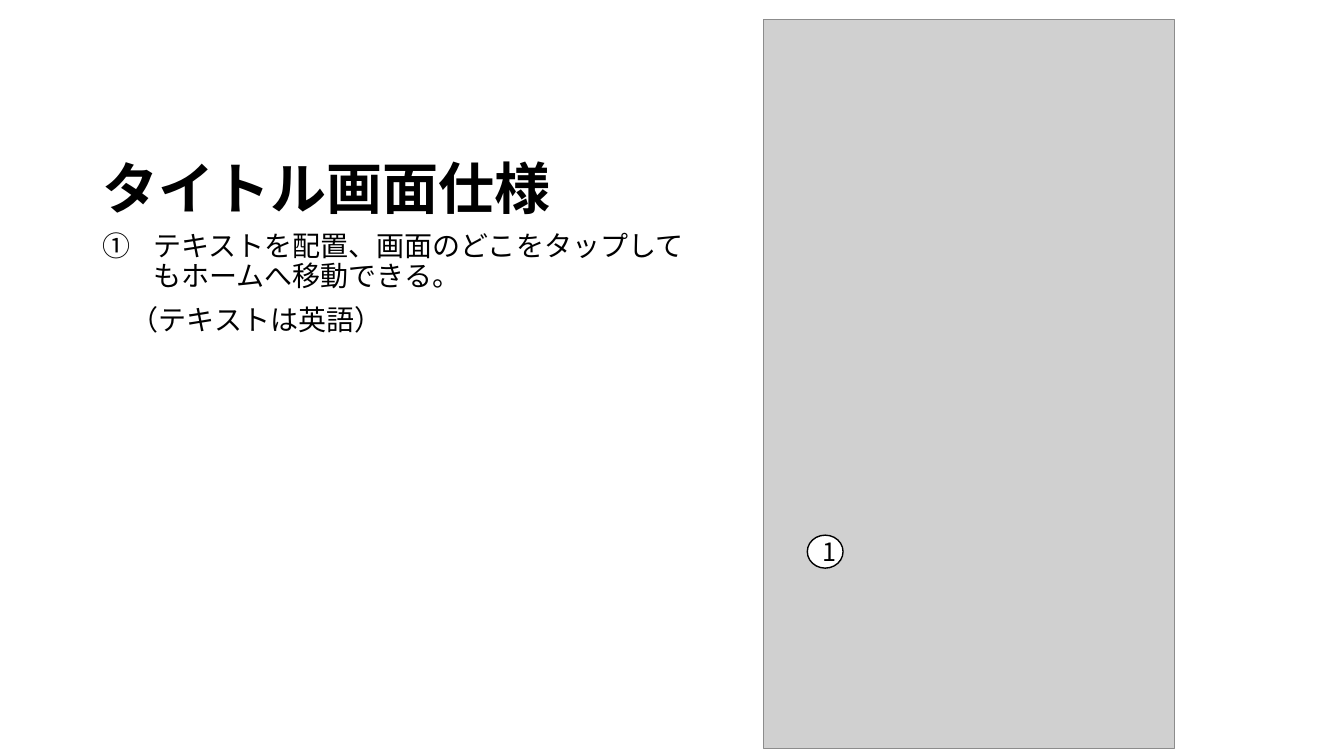
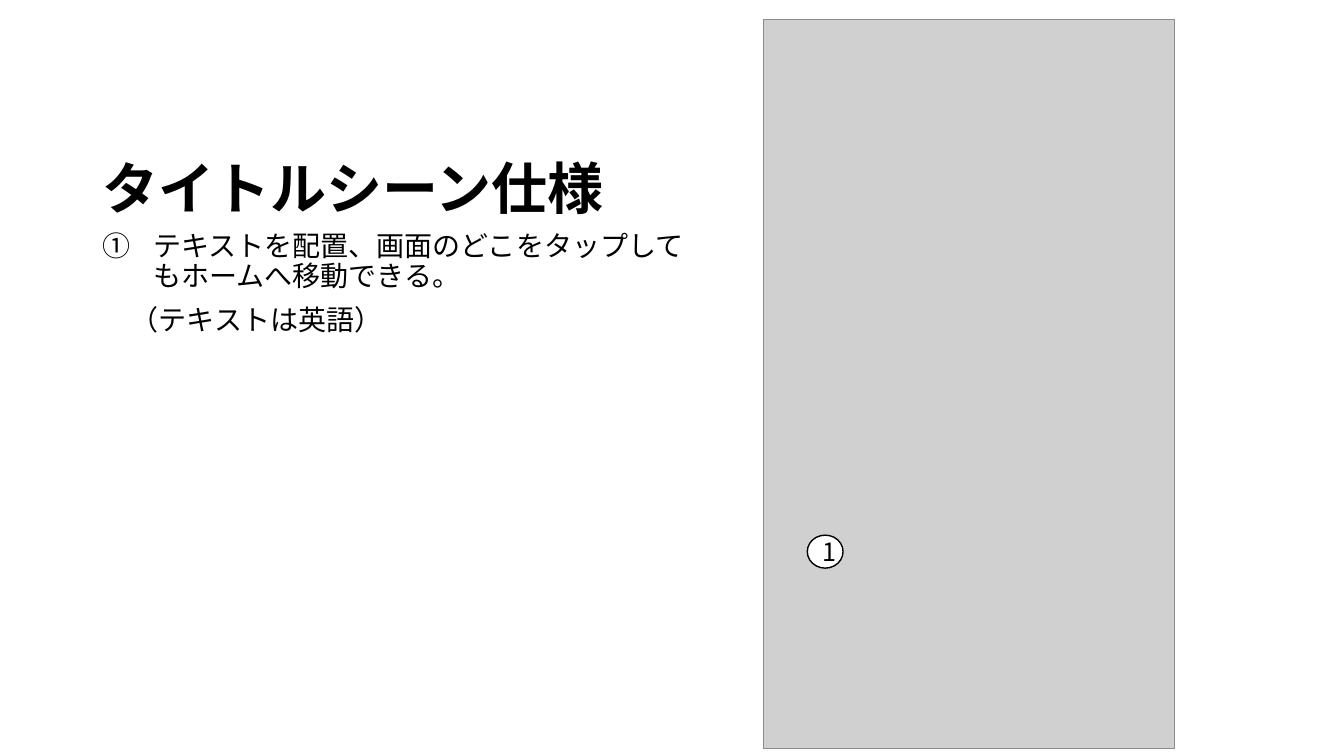
Before and after one commit to JJC-Game/StarChildren, a slide deck: slide 4 of Etc/仕様書/siyousho.pptx. Drawn at 1344x756 pixels with LibreOffice and Linux fonts; fonts in the diff are those of the drawing; grey boxes stand for pictures. Boxes give left, top, right and bottom in pixels: in the first picture for what was removed or moved away, otherwise in the second. Text is boxed around its words. In the diff, an @@ line names an element or a change of style, - is before the commit and + after.

Commit message:
仕様書編集

```diff
--- a/Etc/仕様書/siyousho.pptx
+++ b/Etc/仕様書/siyousho.pptx
@@ title at bbox=[103, 161, 604, 214]: text changed @@
-タイトル画面仕様
+タイトルシーン仕様
```
Also in this commit, not shown: 6 other slides changed, 1 slide removed.
